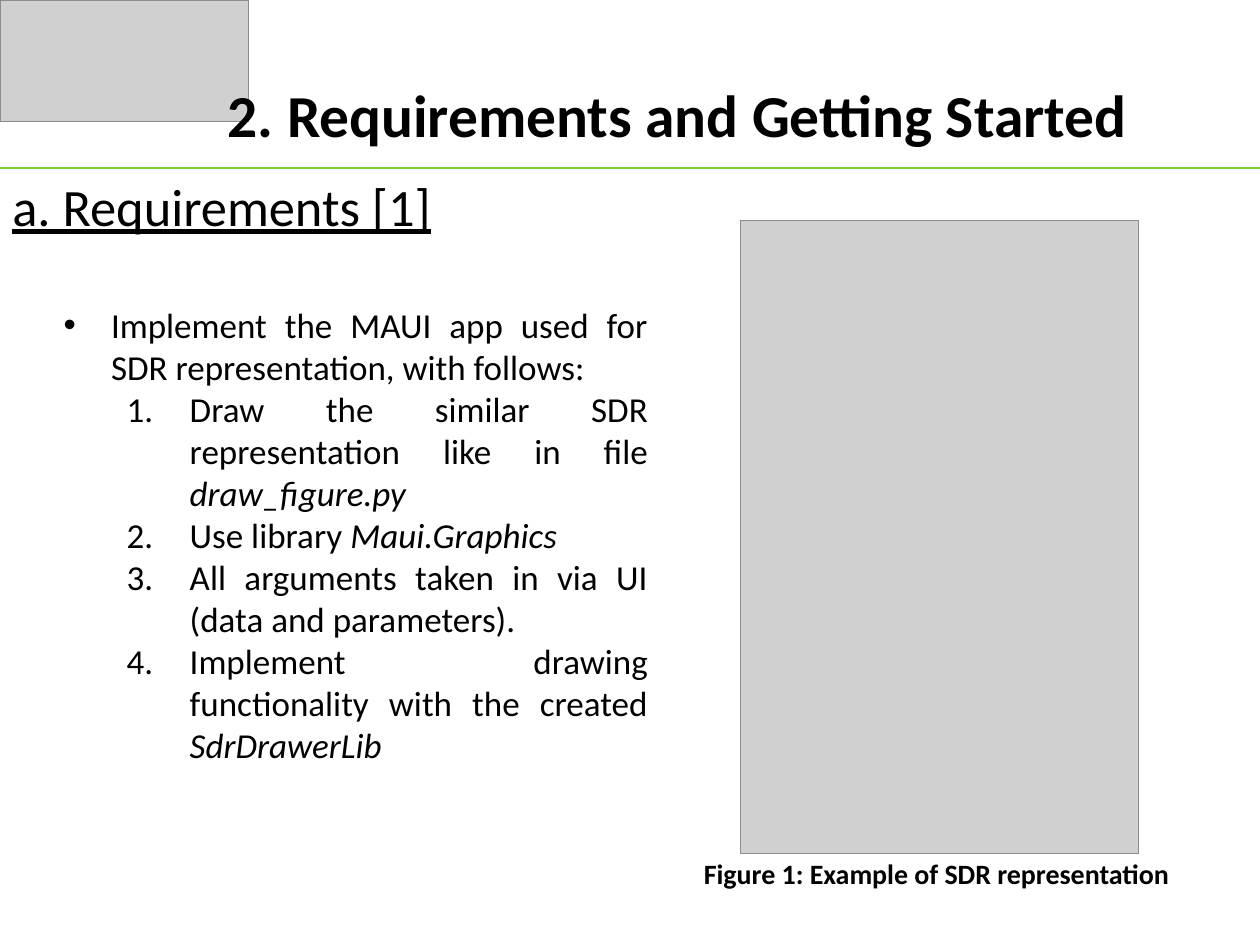
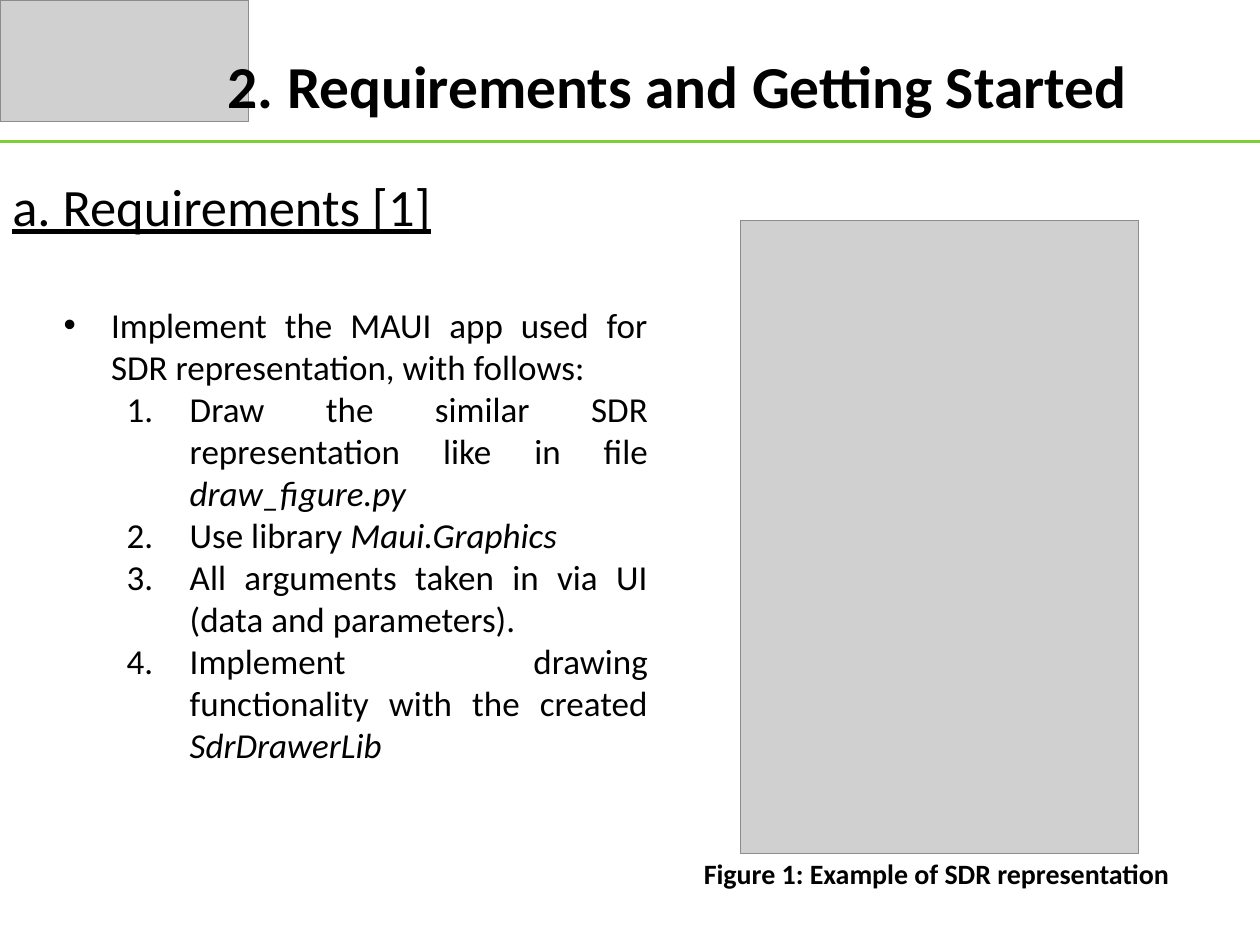
Before and after one commit to tongngocminhanh/MAUI_App_SDR, a slide deck: slide 3 of MySEProject/Documentation/ML22-23-8 Implement the SDR representation in the MAUI application.pptx. Drawn at 1260x945 pixels with LibreOffice and Linux fonts; fonts in the diff are those of the drawing; grey boxes stand for pictures. Boxes give left, top, right and bottom in pixels: in the first picture for what was removed or moved away, otherwise in the second. Text is boxed around its words. In the diff, an @@ line names an element or a change of style, - is before the commit and + after.

```diff
--- a/MySEProject/Documentation/ML22-23-8 Implement the SDR representation in the MAUI application.pptx
+++ b/MySEProject/Documentation/ML22-23-8 Implement the SDR representation in the MAUI application.pptx
@@ text "2. Requirements and Getting Started" rewrapped from (228, 88, 1126, 147) to (228, 59, 1126, 123) @@
@@ line moved from (0, 168) - (1260, 168) to (0, 142) - (1260, 142) @@
```
Also in this commit, not shown: 8 other slides changed, 5 slides added, 18 other files.
